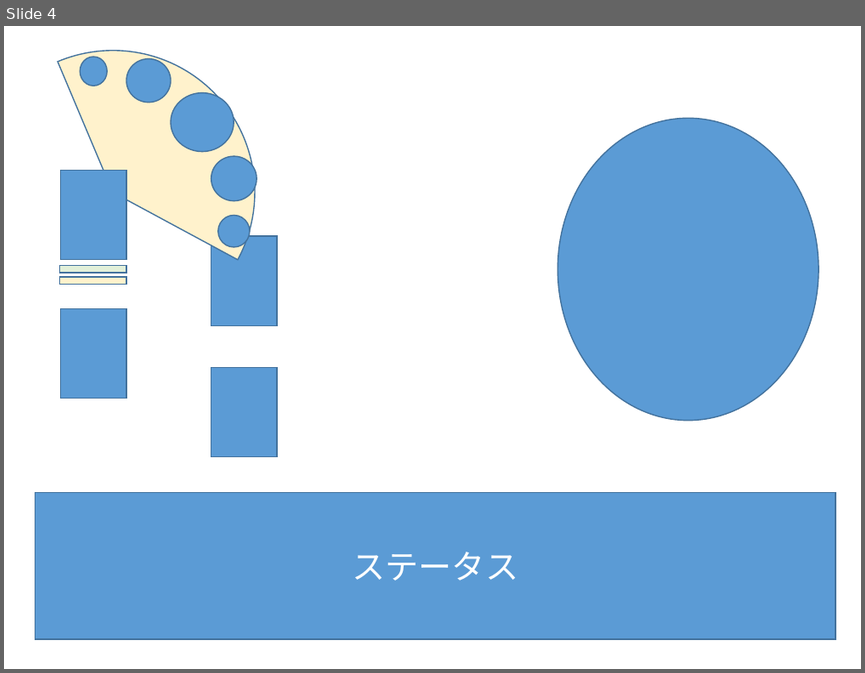
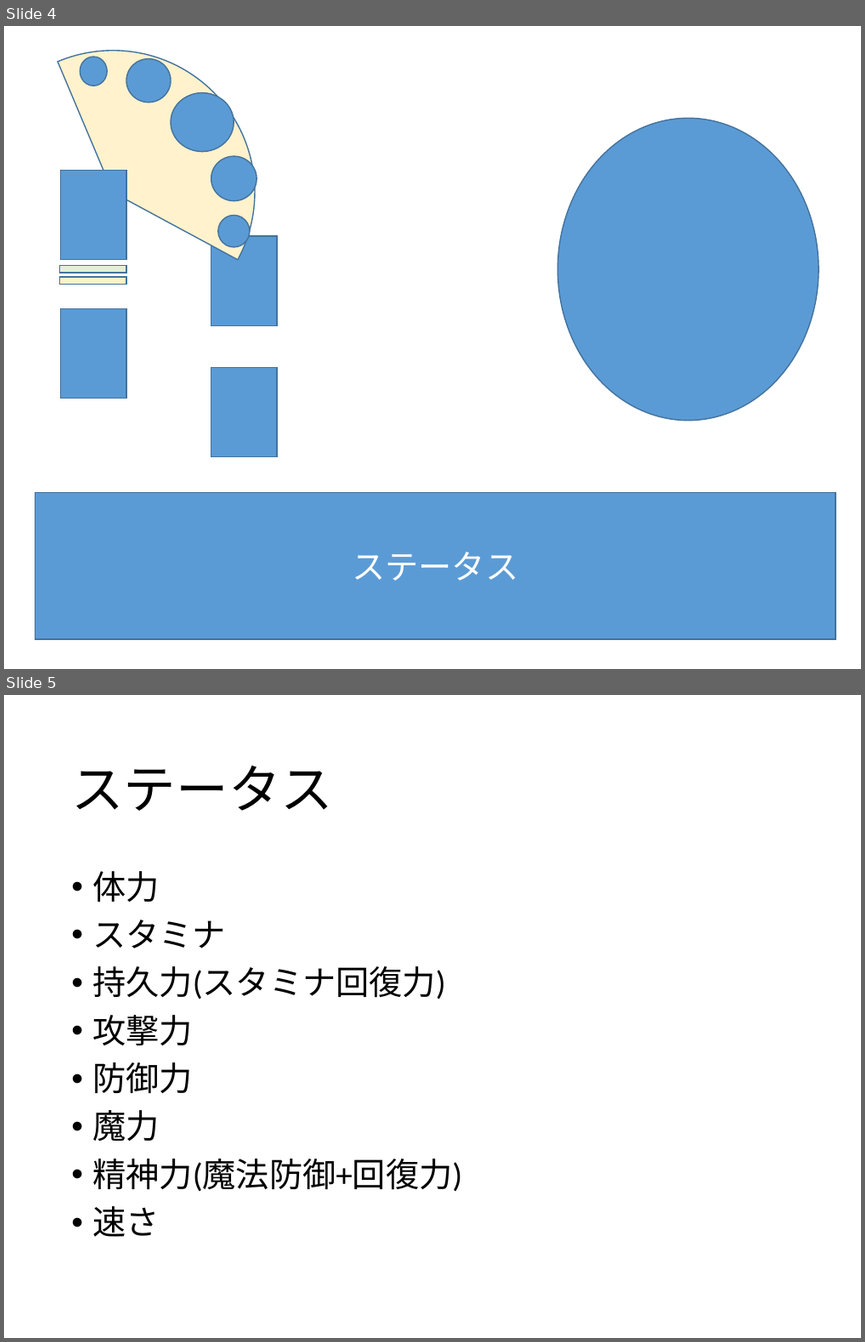
Before and after one commit to tTomonori/Himitsunotobira, a slide deck: ヒミツノトビラ.pptx. Shown one above the other, each under a label of ours: slide 4 before the commit, slides 4 and 5 after it. The pictures are 865x673 and 865x1342 pixels, drawn with LibreOffice and Linux fonts; fonts in the diff are those of the drawing. Boxes give left, top, right and bottom in pixels: in the first picture for what was removed or moved away, otherwise in the second. Text is boxed around its words. In the diff, an @@ line names an element or a change of style, - is before the commit and + after.

```diff
--- a/ヒミツノトビラ.pptx
+++ b/ヒミツノトビラ.pptx
@@ slide 5 added at (4, 695, 861, 1338), background #FFFFFF @@
@@ title added at (71, 766, 333, 811), 44 pt, text #000000 @@
+ステータス
@@ text added at (93, 871, 463, 1236), 28 pt, text #000000 @@
+• 体力
+• スタミナ
+• 持久力(スタミナ回復力)
+• 攻撃力
+• 防御力
+• 魔力
+• 精神力(魔法防御+回復力)
+• 速さ
```
Also in this commit, not shown: 3 other slides added.
